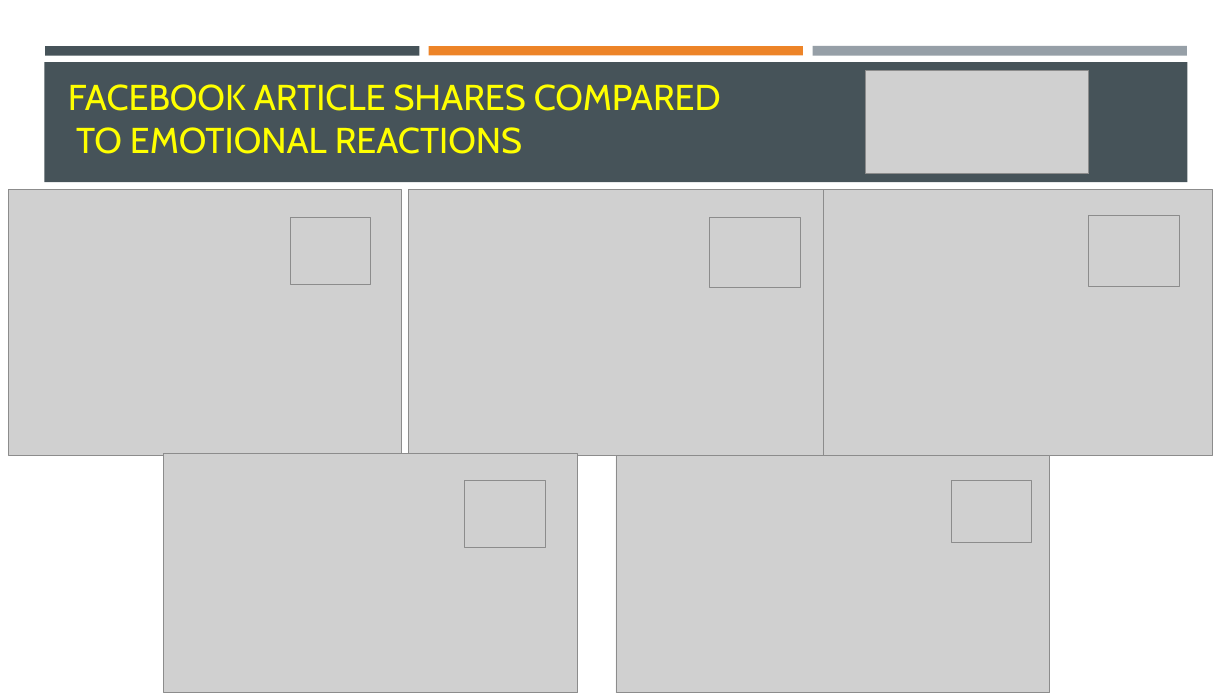
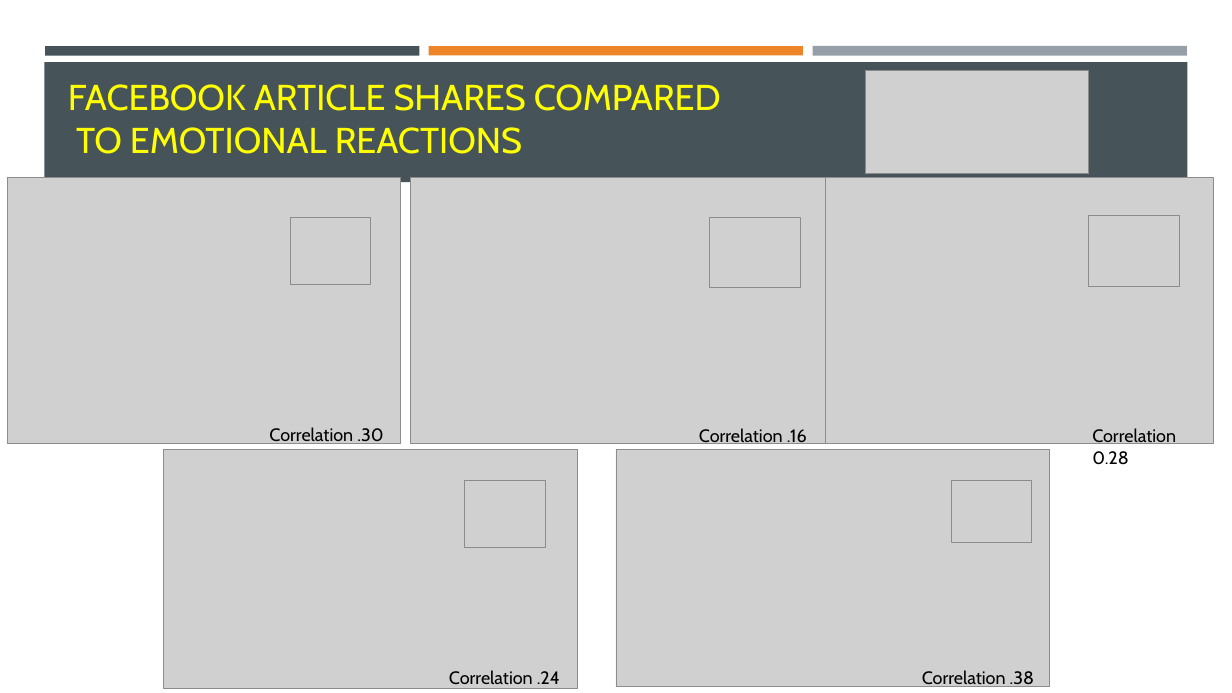
Before and after one commit to jakehtaylor/Classifying-Clickbait-Headlines, a slide deck: slide 9 of Group 9 - Facebook News Article Analysis.pptx (slide 8 before the commit). Drawn at 1232x693 pixels with LibreOffice and Linux fonts; fonts in the diff are those of the drawing; grey boxes stand for pictures. Boxes give left, top, right and bottom in pixels: in the first picture for what was removed or moved away, otherwise in the second. Text is boxed around its words. In the diff, an @@ line names an element or a change of style, - is before the commit and + after.

```diff
--- a/Group 9 - Facebook News Article Analysis.pptx
+++ b/Group 9 - Facebook News Article Analysis.pptx
@@ 3 pictures: place and size @@
-3 pictures at <box>8,189,1213,456</box>
+3 pictures at <box>8,177,1214,444</box>
@@ picture: place and size @@
-picture at <box>164,454,578,693</box>
+picture at <box>164,449,578,689</box>
@@ text added at <box>269,427,383,446</box>, 14 pt, text #000000 @@
+Correlation .30
@@ picture: place and size @@
-picture at <box>616,456,1051,693</box>
+picture at <box>616,449,1051,687</box>
@@ text added at <box>699,428,807,448</box>, 14 pt, text #000000 @@
+Correlation .16
@@ text added at <box>1092,428,1176,465</box>, 14 pt, text #000000 @@
+Correlation 0.28
@@ text added at <box>449,670,560,689</box>, 14 pt, text #000000 @@
+Correlation .24
@@ text added at <box>922,670,1034,689</box>, 14 pt, text #000000 @@
+Correlation .38
```
Also in this commit, not shown: 6 other slides changed, 2 slides added, 1 slide removed, 19 other files.
